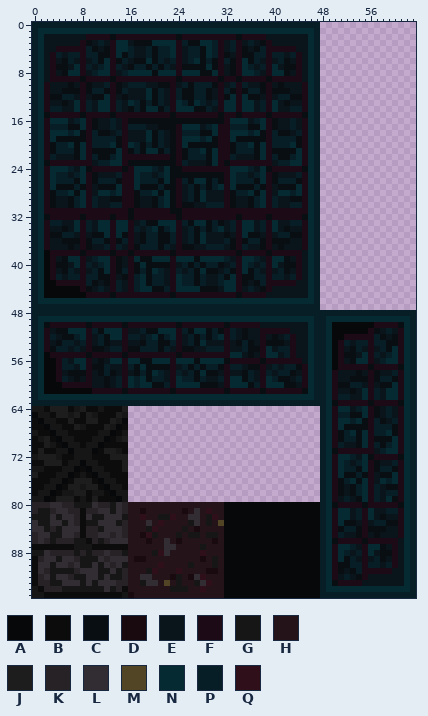
One commit to this sprite sheet: Assets/Sprites/TileSetSmall.png. That is the earlier state.
The file is 64x96 pixels. Colours within 5 levels of each other are drawn and written as one.
Palette (. is transparent): A #06080a  B #0d0c0c  C #080e12  D #190a0f  E #09151b  F #1c0b17  G #171617  H #241319  J #1e1d1e  K #262226  L #322d32  M #514525  N #052a32  P #081e26  Q #2f101a
Pixels before (only the part around the change), first column x 15:
67 B........................
68 G........................
69 J........................
70 B........................
71 B........................
72 J........................
73 J........................
74 J........................
75 B........................
76 B........................
77 B........................
78 G........................
79 G........................
80 KHHHHHHHHHHHHHHHHAAAAAAAA
81 KHHDHHHHHHDHLHQHHAAAAAAAA
82 GHHQHHGGQHHLLHGQHAAAAAAAA
83 KHHHLHQHHHHGLHGHMAAAAAAAA
84 KHHHGQHHHHGHDHHHHAAAAAAAA
85 KHHDQGHHHGHGGHGGHAAAAAAAA
86 LHHHDHHLHDHHHHHDHAAAAAAAA
87 BHHHHHHLLHHHHGHHHAAAAAAAA
88 GHHHHGQLHHHHHQHHHAAAAAAAA
89 LHDDHHHHHHHHHDHGHAAAAAAAA
90 GHHHHHQHHHHGHHHGHAAAAAAAA
91 KHHHGQHHHQHHHHDDHAAAAAAAA
92 KHHLLHHHDGHDLQHHHAAAAAAAA
93 KHHGLLHMHGHHGLQHHAAAAAAAA
94 BHHHHHHHGGGHHQHHHAAAAAAAA
95 GDHHHHHHHHHHHHHHHAAAAAAAA
Once edited:
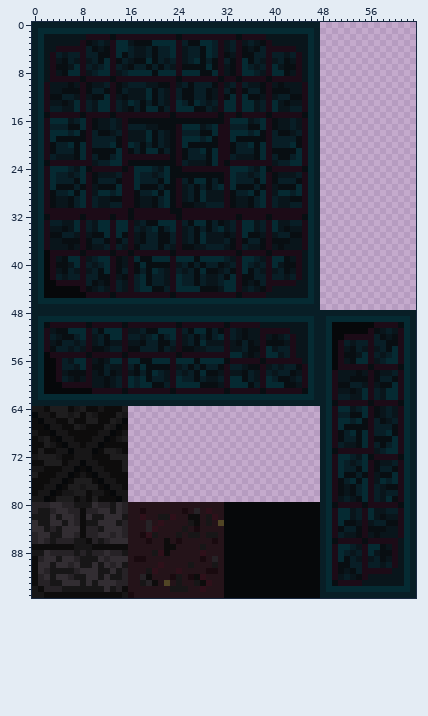
Diff:
y 81: x 27 L -> K
y 82: x 26..27 LL -> BB
y 83: x 19 L -> K; x 27 L -> B
y 84: x 19 G -> K
y 86: x 22 L -> B
y 87: x 22..23 LL -> BB
y 88: x 22 L -> B
y 89: x 30 G -> K
y 92: x 18..19 LL -> KB; x 27 L -> B
y 93: x 19..20 LL -> KB; x 28 L -> B
Where, in picture pixels (left, top, right, bottom), the same in both pictures:
changed: (140, 508, 218, 586)
